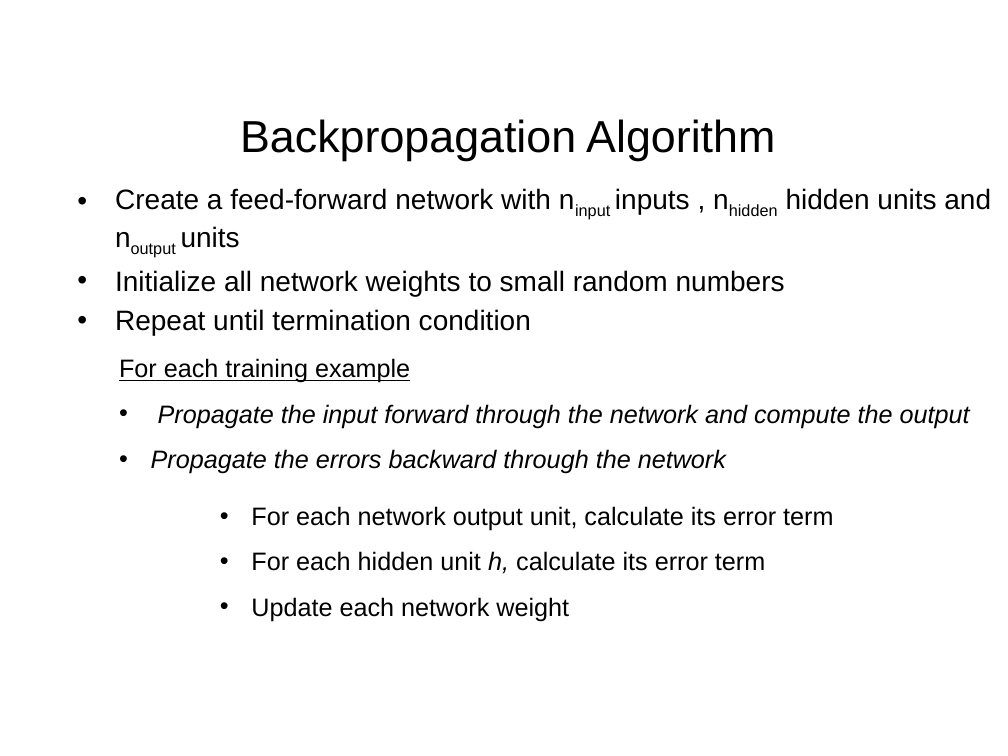
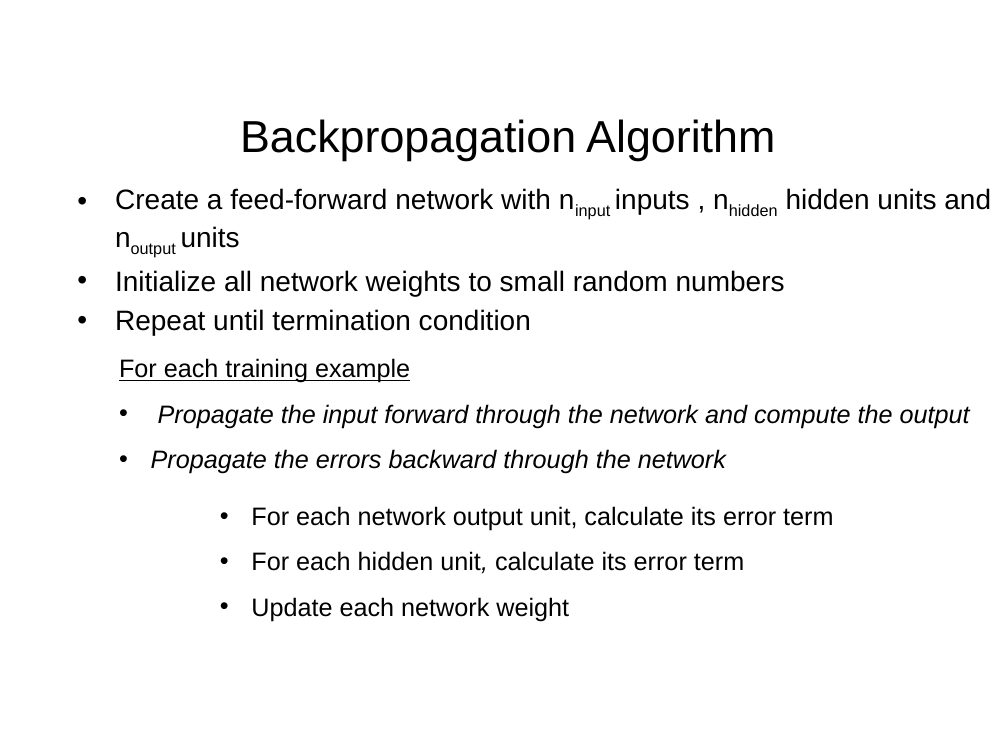
Before and after one commit to SouravChakraborty/CharacterRecognition_ANN, a slide deck: slide 8 of CHARACTER RECOGNITION USING NEURAL NETWORKS.pptx. Drawn at 1008x756 pixels with LibreOffice and Linux fonts; fonts in the diff are those of the drawing; background and template pictures are left out. Boxes give left, top, right and bottom in pixels: in the first picture for what was removed or moved away, otherwise in the second. Text is boxed around its words. In the diff, an @@ line names an element or a change of style, - is before the commit and + after.

Commit message:
ppt-v3

```diff
--- a/CHARACTER RECOGNITION USING NEURAL NETWORKS.pptx
+++ b/CHARACTER RECOGNITION USING NEURAL NETWORKS.pptx
@@ text at bbox=[251, 551, 744, 574]: text changed @@
-• For each hidden unit h, calculate its error term
+• For each hidden unit, calculate its error term
```
Also in this commit, not shown: 2 other slides changed, 1 slide added, 1 slide removed.
